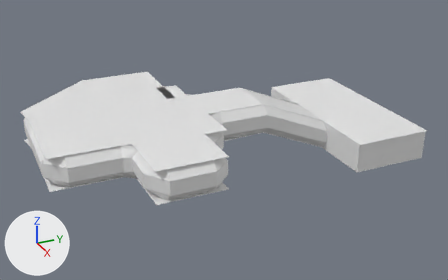
One commit to the Blender file Assets/Scenes/Chapter1-3/Models/Chapter1-3Mesh.Blend: the scene before it, then after it.
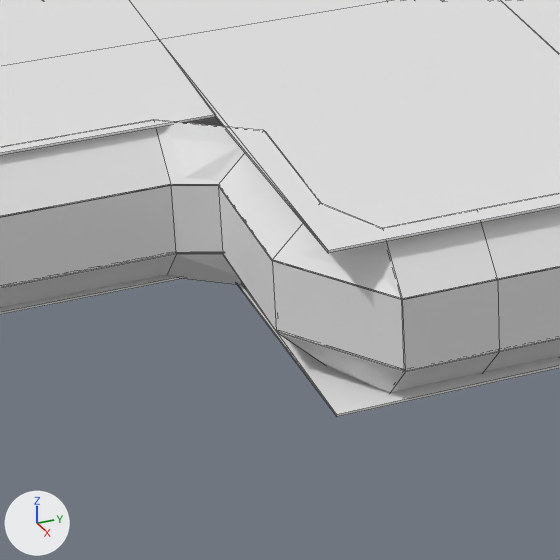
Each version appears first whole from a 50 mm camera at (75.5, -27.9, 44.4) aimed at (0.5, 5.9, 6.9), and next in a close-up on the part from 20% to 45% of the width and 43% to 84% of the height. The axes (+X, +Y, +Z) are drawn at lower left. The lights are the same throughout. The close-ups show mesh edges as thin lines.

The older version as bpy lines, for what is in view:
```python
me_cube_002 = bpy.data.meshes.new('Cube.002')
me_cube_002.from_pydata(...)  # 68 vertices, 66 faces; spans x -4.0..4.1, y -7.5..1.0, z -144.7..1.0
# before: 38 (4.1, -5.7, -142.7) at pixel (336, 416), 39 (4.1, -5.7, -144.7) at pixel (336, 414), 66 (2.1, -5.8, -142.7), 67 (2.1, -5.8, -144.7)
me_cube_012 = bpy.data.meshes.new('Cube.012')
me_cube_012.from_pydata(...)  # 128 vertices, 126 faces; spans x -6.0..11.0, y -714.0..418.0, z -6.0..1.0
me_cube_014 = bpy.data.meshes.new('Cube.014')
me_cube_014.from_pydata(...)  # 128 vertices, 126 faces; spans x -6.0..11.0, y -465.0..272.0, z -17.0..11.0
ob_cube_001 = bpy.data.objects.new('Cube.001', me_cube_002)
ob_cube_001.location = (-0.6, 26.34, 4.11)
ob_cube_001.scale = (4.22, 6.31, -0.0299)
ob_cube_004 = bpy.data.objects.new('Cube.004', me_cube_014)
ob_cube_004.location = (3.86, 6.34, 8.99)
ob_cube_004.rotation_euler = (-0.785, 0.0, -1.571)  # degrees (-45, 0, -90)
ob_cube_004.scale = (2.43, 0.0333, 0.867)
ob_cube_005 = bpy.data.objects.new('Cube.005', me_cube_012)
ob_cube_005.location = (4.48, 6.34, 10.53)
ob_cube_005.rotation_euler = (0.0, 0.0, -1.571)  # degrees (0, 0, -90)
ob_cube_005.scale = (2.43, 0.0307, 0.925)
# also in view: 'Cube.003' at (-0.1, 0.2, 9.9); 'Cube.002' at (-0.5, 5.9, 10.5)
```
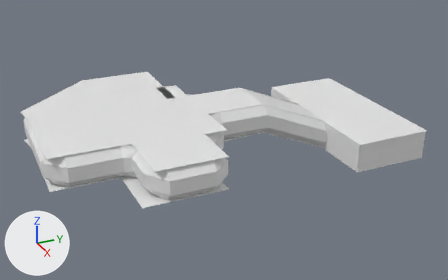
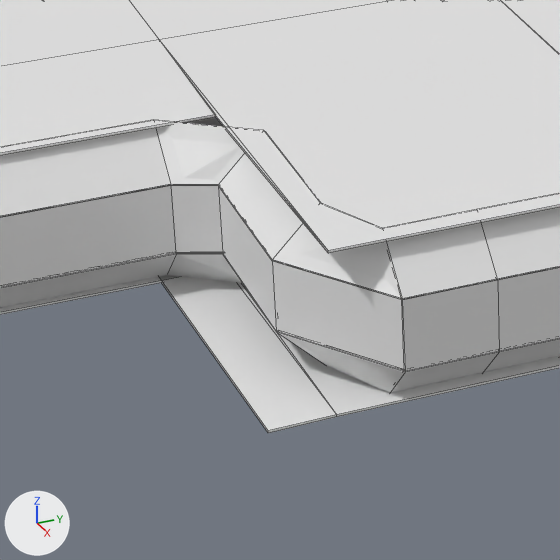
Where the change shows, as pixel boxes (x1, y1, x2, y2) in the close-ups (560 x 560 px):
'Cube.001', reshaped: before (0, 117, 560, 417); after (0, 117, 560, 433)
part 1 of me_cube_002, built on: before (237, 284, 337, 416); after (159, 275, 337, 433)

Patch to the scene script:
```diff
--- a/Assets/Scenes/Chapter1-3/Models/Chapter1-3Mesh.Blend.py
+++ b/Assets/Scenes/Chapter1-3/Models/Chapter1-3Mesh.Blend.py
@@ me_cube_002 @@
 me_cube_002.from_pydata(...)  # 68 vertices, 66 faces; spans x -4.0..4.1, y -7.5..1.0, z -144.7..1.0
 # used by ob_cube_001; location = (-0.6, 26.34, 4.11); scale = (4.22, 6.31, -0.0299)
 # verts and faces of me_cube_002; kept vertices keep their numbers, new ones are numbered from 68
+# me_cube_002 part 1
+delete_faces([(38, 66, 67, 39)])
+verts[68] = (4.1, -6.0, -142.7)  # pixel (268, 433)
+verts[69] = (4.1, -6.0, -144.7)  # pixel (268, 430)
+verts[70] = (2.1, -6.0, -142.7)
+verts[71] = (2.1, -6.0, -144.7)
+faces += [(38, 66, 70, 68), (68, 70, 71, 69), (38, 68, 69, 39), (39, 69, 71, 67), (66, 67, 71, 70)]
```
